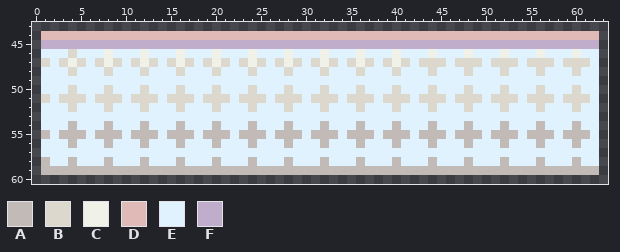
Pixel-art file: Assets/Sprites/Environment/Platform.aseprite. That is the earlier state.
64x64 pixels, 1 frame. Shown: x 0..63, y 43..60.
Palette (. is transparent): A #c1bab7  B #dcd8cd  C #f0f2e9  D #dfbab7  E #e1f2ff  F #c0adcc
Pixels before, first column x 1:
44 DDDDDDDDDDDDDDDDDDDDDDDDDDDDDDDDDDDDDDDDDDDDDDDDDDDDDDDDDDDDDD
45 FFFFFFFFFFFFFFFFFFFFFFFFFFFFFFFFFFFFFFFFFFFFFFFFFFFFFFFFFFFFFF
46 EEEBEEECEEECEEECEEECEEECEEECEEECEEECEEECEEECEEECEEECEEECEEECEE
47 BEBCBEBCBEBCBEBCBEBCBEBCBEBCBEBCBEBCBEBCBEBBBEBBBEBBBEBBBEBBBE
48 EEEBEEEBEEEBEEEBEEEBEEEBEEEBEEEBEEEBEEEBEEEBEEEBEEEBEEEBEEEBEE
49 EEEEEEEEEEEEEEEEEEEEEEEEEEEEEEEEEEEEEEEEEEEEEEEEEEEEEEEEEEEEEE
50 EEEBEEEBEEEBEEEBEEEBEEEBEEEBEEEBEEEBEEEBEEEBEEEBEEEBEEEBEEEBEE
51 BEBBBEBBBEBBBEBBBEBBBEBBBEBBBEBBBEBBBEBBBEBBBEBBBEBBBEBBBEBBBE
52 EEEBEEEBEEEBEEEBEEEBEEEBEEEBEEEBEEEBEEEBEEEBEEEBEEEBEEEBEEEBEE
53 EEEEEEEEEEEEEEEEEEEEEEEEEEEEEEEEEEEEEEEEEEEEEEEEEEEEEEEEEEEEEE
54 EEEAEEEAEEEAEEEAEEEAEEEAEEEAEEEAEEEAEEEAEEEAEEEAEEEAEEEAEEEAEE
55 AEAAAEAAAEAAAEAAAEAAAEAAAEAAAEAAAEAAAEAAAEAAAEAAAEAAAEAAAEAAAE
56 EEEAEEEAEEEAEEEAEEEAEEEAEEEAEEEAEEEAEEEAEEEAEEEAEEEAEEEAEEEAEE
57 EEEEEEEEEEEEEEEEEEEEEEEEEEEEEEEEEEEEEEEEEEEEEEEEEEEEEEEEEEEEEE
58 AEEAEEEAEEEAEEEAEEEAEEEAEEEAEEEAEEEAEEEAEEEAEEEAEEEAEEEAEEEAEE
59 AAAAAAAAAAAAAAAAAAAAAAAAAAAAAAAAAAAAAAAAAAAAAAAAAAAAAAAAAAAAAA
Now the later version:
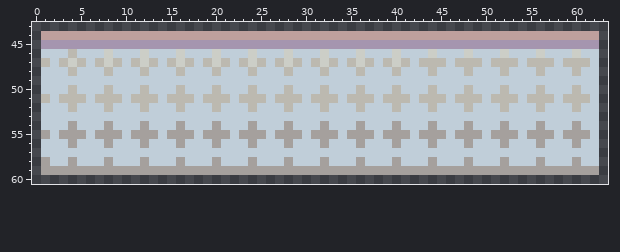
Change:
layer "Layer 3" added
Colour A changes from #c1bab7 to #a5a09d.
Colour B changes from #dcd8cd to #bcb9b0.
Colour C changes from #f0f2e9 to #cccec7.
Colour D changes from #dfbab7 to #bea09d.
Colour E changes from #e1f2ff to #c0ced9.
Colour F changes from #c0adcc to #a595af.
Where, in picture pixels (left, top, right, bottom), the same in both pictures:
changed: (41, 31, 599, 175)
